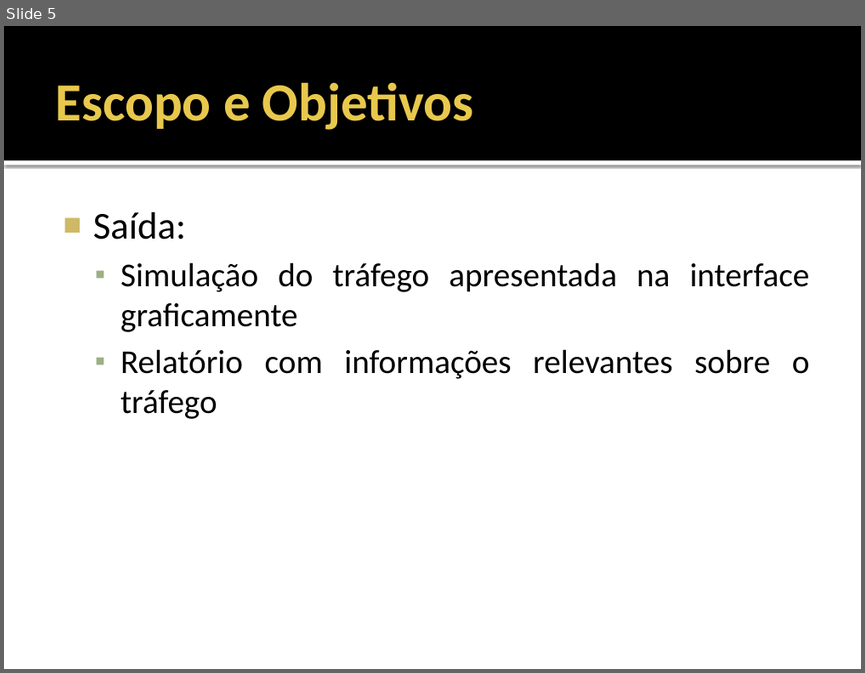
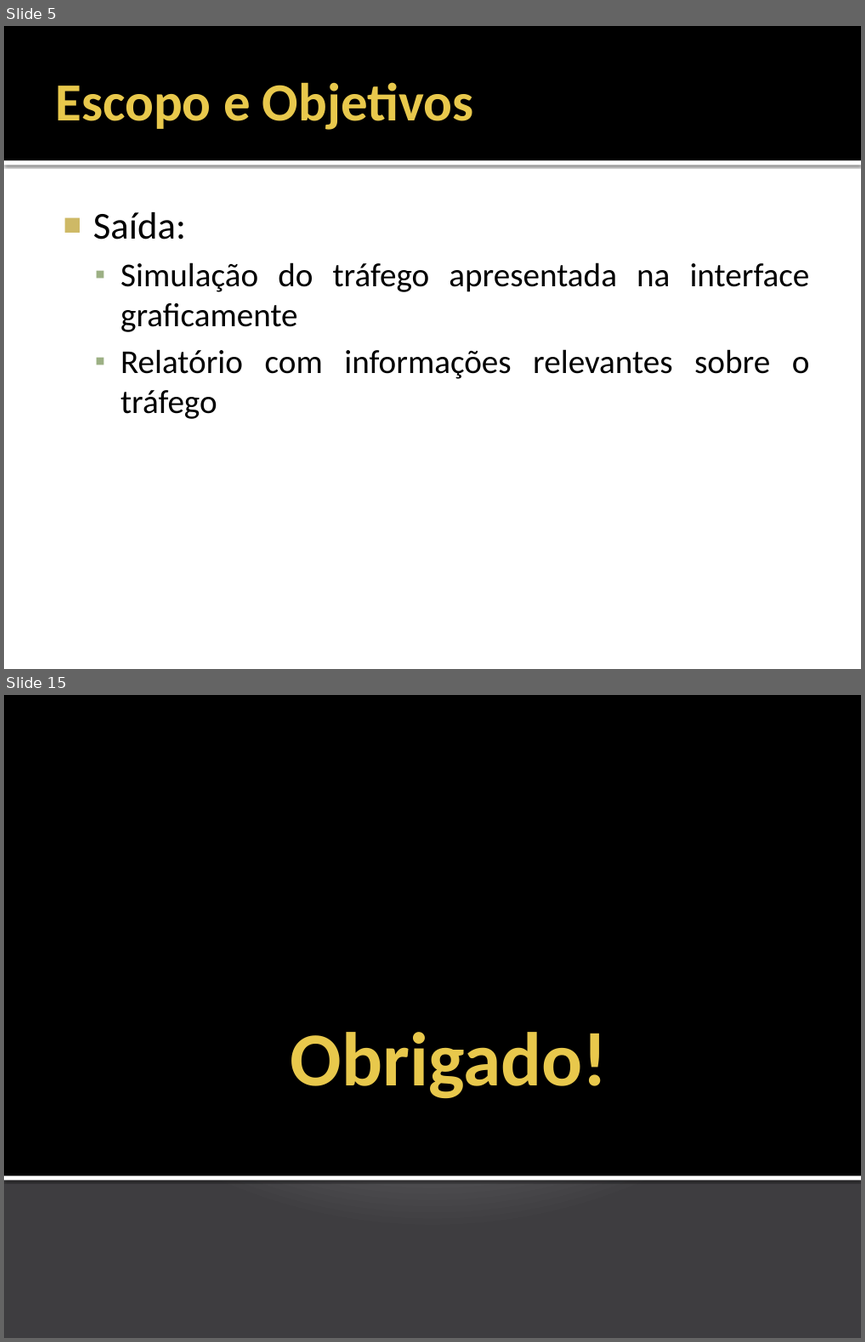
Before and after one commit to fchirigati/rota, a slide deck: Documentação/Planejamento/Apresentação.pptx. Shown one above the other, each under a label of ours: slide 5 before the commit, slides 5 and 15 after it; the slides between them are not shown. The pictures are 865x673 and 865x1342 pixels, drawn with LibreOffice and Linux fonts; fonts in the diff are those of the drawing. Boxes give left, top, right and bottom in pixels: in the first picture for what was removed or moved away, otherwise in the second. Text is boxed around its words. In the diff, an @@ line names an element or a change of style, - is before the commit and + after.

```diff
--- a/Documentação/Planejamento/Apresentação.pptx
+++ b/Documentação/Planejamento/Apresentação.pptx
@@ slide 15 added at (x1=4, y1=695, x2=861, y2=1338), background gradient #C9C8CC to #C8C7CA to #3E3D41 @@
@@ rectangle added at (x1=4, y1=695, x2=861, y2=1176), fill #000000 @@
@@ title added at (x1=290, y1=1032, x2=608, y2=1099), 64 pt, text #E8C84C, bold @@
+Obrigado!
@@ rectangle added at (x1=4, y1=1175, x2=861, y2=1180), fill #FFFFFF @@
```
Also in this commit, not shown: 5 slides changed, 8 other slides added, 2 other files.
